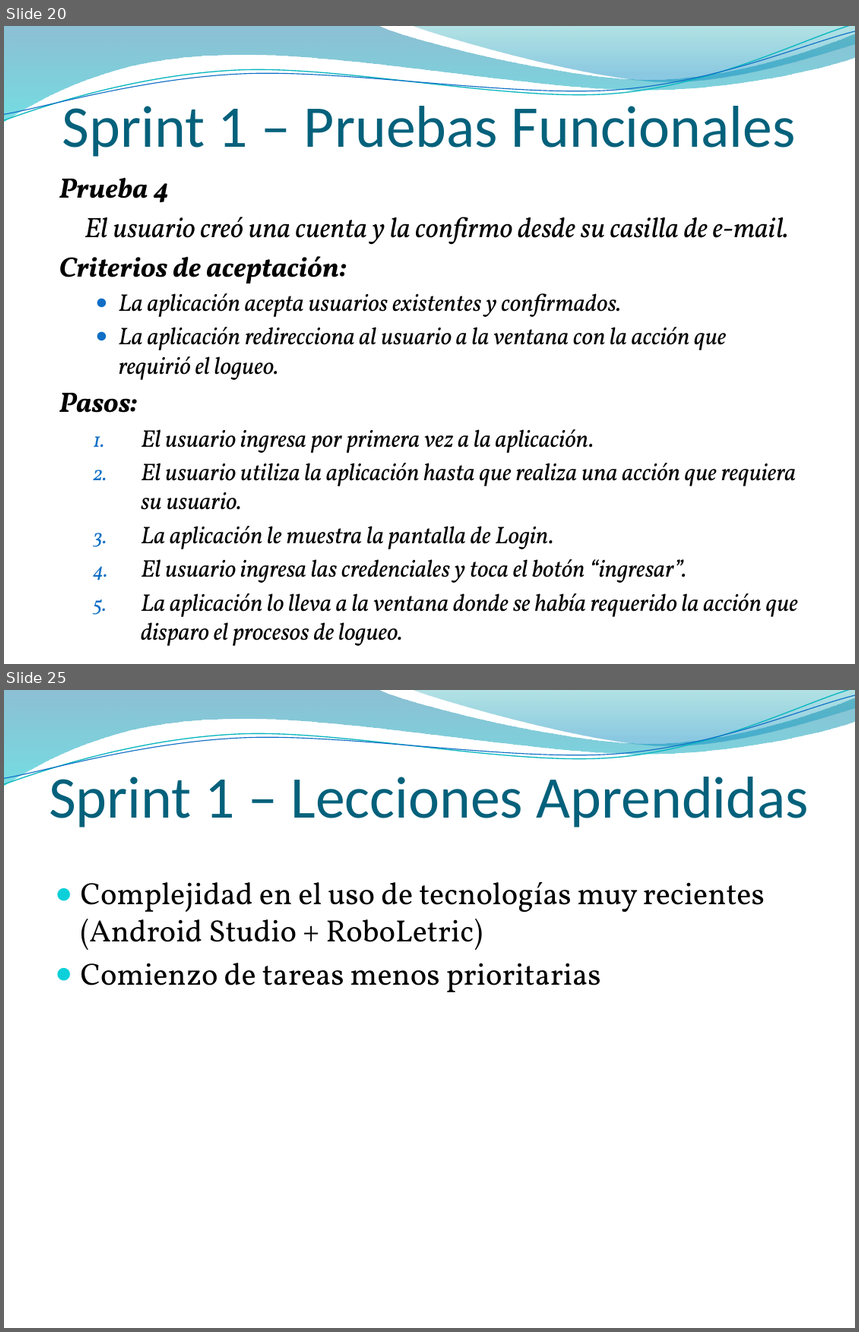
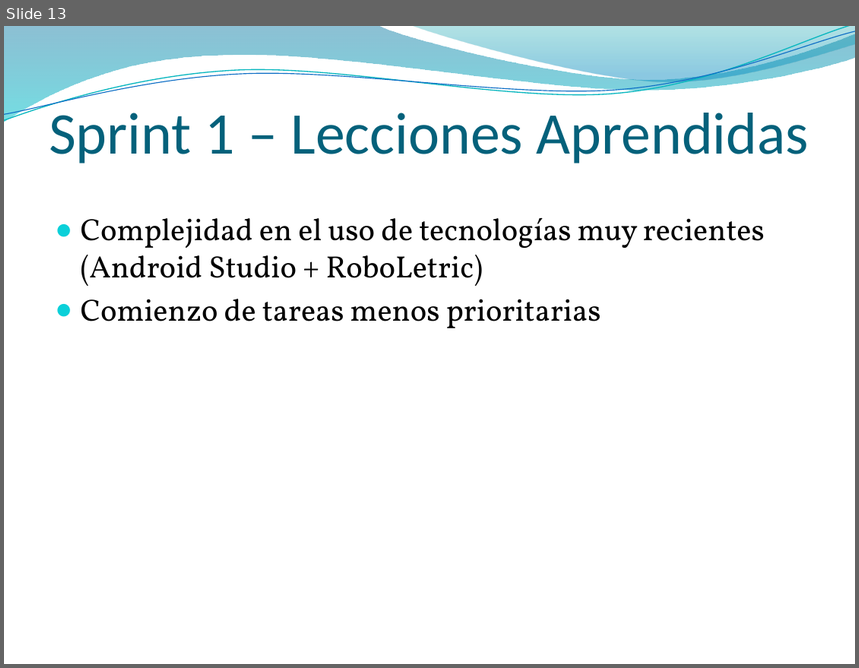
Before and after one commit to dschenkelman/a-malazan-wolvering, a slide deck: docs/Reuniones/Sprint 1 - Formal/Presentacion.pptx. Shown one above the other, each under a label of ours: slides 20 and 25 before the commit, slide 13 after it; the slides between them are not shown. The pictures are 859x1332 and 859x668 pixels, drawn with LibreOffice and Linux fonts; fonts in the diff are those of the drawing; background and template pictures are left out. Boxes give left, top, right and bottom in pixels: in the first picture for what was removed or moved away, otherwise in the second. Text is boxed around its words. In the diff, an @@ line names an element or a change of style, - is before the commit and + after.

```diff
--- a/docs/Reuniones/Sprint 1 - Formal/Presentacion.pptx
+++ b/docs/Reuniones/Sprint 1 - Formal/Presentacion.pptx
@@ slide 20 removed at box(4, 26, 855, 664), background picture (left out); not listed: 4 template elements that a slide beside it also shows @@
@@ title removed at box(63, 97, 796, 157) @@
-Sprint 1 – Pruebas Funcionales
@@ text removed at box(59, 178, 798, 646) @@
-Prueba 4
-El usuario creó una cuenta y la confirmo desde su casilla de e-mail.
-Criterios de aceptación:
-  ● La aplicación acepta usuarios existentes y confirmados.
-  ● La aplicación redirecciona al usuario a la ventana con la acción que requirió el logueo.
-Pasos:
-  1. El usuario ingresa por primera vez a la aplicación.
-  2. El usuario utiliza la aplicación hasta que realiza una acción que requiera su usuario.
-  3. La aplicación le muestra la pantalla de Login.
-  4. El usuario ingresa las credenciales y toca el botón “ingresar”.
-  5. La aplicación lo lleva a la ventana donde se había requerido la acción que disparo el procesos de logueo.
@@ what was slide 25 is now slide 13 @@
```
Also in this commit, not shown: 1 slide changed, 1 slide added, 12 other slides removed.
